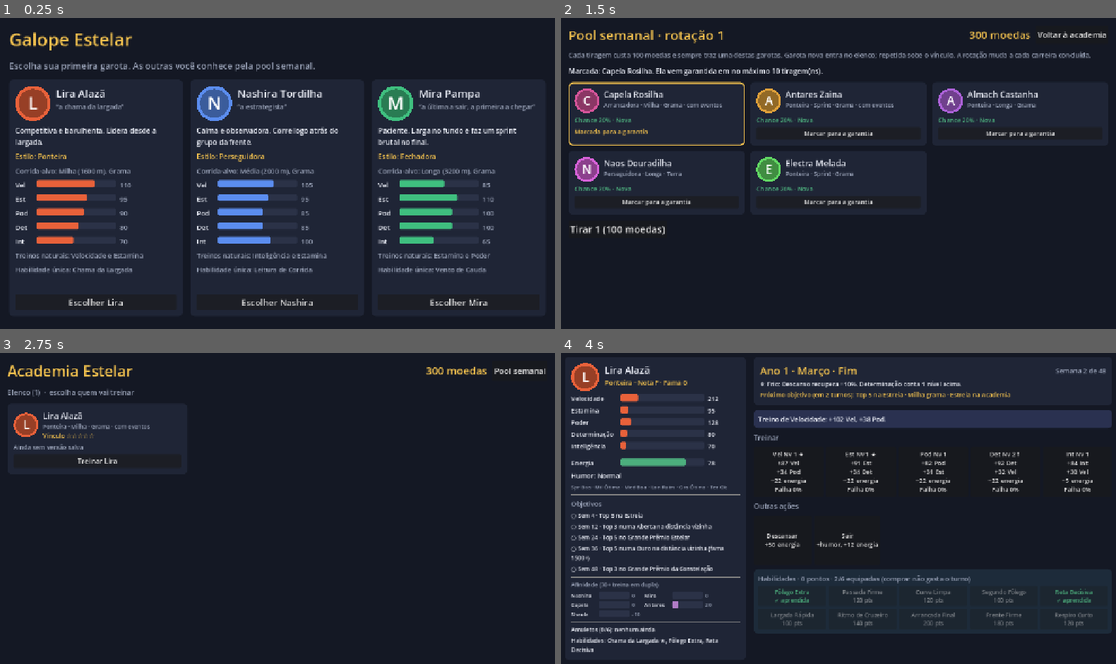
Above: before the commit, frames 1-4 (two rows, left to right).
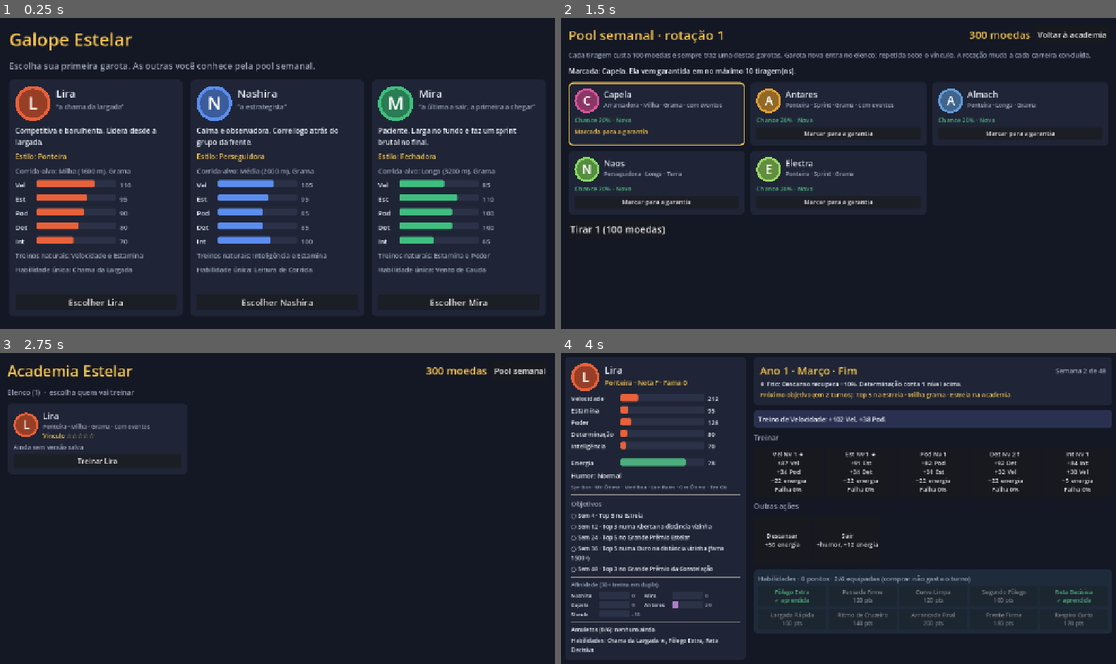
Above: after the commit, the same moments.

Repository: zorzolucas/stelar-gallop
Game: Godot game, scene res://cenas/main.tscn
Two runs of this game, one before a commit and one after it. Both use one fixed random seed, a clock stepped at 60 frames per second and the inputs below.
Inputs:
- Up to frame 1 (0.25 s): no input
- Up to frame 2 (1.5 s): click "Escolher Lira" at 0.5 s; click "Pool semanal" at 1.25 s
- Up to frame 3 (2.75 s): click "Voltar à academia" at 2 s
- Up to frame 4 (4 s): click "Treinar Lira" at 2.75 s; click "Vel Nv 1 ★ +91 Vel +34 Pod −2…" at 3.5 s

The runs differ from the first frame. In frame 1, 0.3% of the frame differs, in the area x 13-87%, y 23-27%; in frame 2, 1.6%, in the area x 2-87%, y 15-53%; in frame 3, less than 0.1%; in frame 4, less than 0.1%.

Commit message:
Garotas sem sobrenome (Lira Alazã → Lira)
- Nomes só com a estrela ou constelação em data/, docs/, testes e visualizador
- gerar_elenco.py mantém a semente antiga dos perfis, então os atributos não mudam
- Saves antigos (perfil e carreira) são convertidos ao carregar
- GDD e elenco.md (v0.3) atualizados; capturas do README refeitas

Co-Authored-By: Claude Opus 5.5 <noreply@anthropic.com>

Diff:
--- a/data/calendario.json
+++ b/data/calendario.json
@@ -357,10 +357,10 @@
     "Grande Prêmio da Constelação"
   ],
   "rivais_gp": {
-    "media_grama": "Polaris Moura",
-    "longa_grama": "Polaris Moura",
-    "sprint_terra": "Algol Baia",
-    "milha_terra": "Algol Baia"
+    "media_grama": "Polaris",
+    "longa_grama": "Polaris",
+    "sprint_terra": "Algol",
+    "milha_terra": "Algol"
   },
   "misterios": [
     {
--- a/data/encontros.json
+++ b/data/encontros.json
@@ -1,15 +1,15 @@
 {
   "_doc": "Encontros da carreira (GDD §4.7). 'garota': null = genérico (sorteia uma colega como {outra}); um nome = eve …(358 unchanged characters)…
-  "colegas": ["Lira Alazã", "Nashira Tordilha", "Mira Pampa", "Capela Rosilha", "Antares Zaina", "Shaula Lobuna"],
+  "colegas": ["Lira", "Nashira", "Mira", "Capela", "Antares", "Shaula"],
   "afinidade_inicial": {
-    "Lira Alazã": {"Antares Zaina": 20, "Shaula Lobuna": -10},
-    "Nashira Tordilha": {"Capela Rosilha": 20, "Mira Pampa": 20},
-    "Mira Pampa": {"Nashira Tordilha": 20, "Shaula Lobuna": 20}
+    "Lira": {"Antares": 20, "Shaula": -10},
+    "Nashira": {"Capela": 20, "Mira": 20},
+    "Mira": {"Nashira": 20, "Shaula": 20}
   },
   "encontros": [
     {
       "id": "lira_refeitorio",
-      "garota": "Lira Alazã",
+      "garota": "Lira",
       "titulo": "Corrida até o refeitório",
       "texto": "— Quem chegar por último paga o almoço! — grita {nome}, já correndo antes de terminar a frase.",
       "quando": {"turno_min": 2},
@@ -20,7 +20,7 @@
     },
     {
       "id": "lira_derrota",
-      "garota": "Lira Alazã",
+      "garota": "Lira",
       "titulo": "Primeira derrota",
       "texto": "{nome} está sentada sozinha na arquibancada vazia, olhando para a pista. Ela não está acostumada a ver as costas das outras.",
       "quando": {"apos_derrota": true},
@@ -31,9 +31,9 @@
     },
     {
       "id": "lira_rival",
-      "garota": "Lira Alazã",
+      "garota": "Lira",
       "titulo": "Rival declarada",
-      "texto": "Polaris Moura, a campeã do ano passado, passa por {nome} no corredor e para. — Você é a que larga na frente, não é? Vamos ver até onde aguenta.",
+      "texto": "Polaris, a campeã do ano passado, passa por {nome} no corredor e para. — Você é a que larga na frente, não é? Vamos ver até onde aguenta.",
       "quando": {"turno_min": 14},
       "escolhas": [
         {"texto": "\"Até a linha de chegada.\"", "efeitos": {"det": 20, "humor": 1}, "resultado": "Polaris sorri de leve e vai embora. {nome} passa o resto do dia elétrica."},
@@ -42,7 +42,7 @@
     },
     {
       "id": "nashira_caderno",
-      "garota": "Nashira Tordilha",
+      "garota": "Nashira",
       "titulo": "O caderno perdido",
       "texto": "Você encontra o caderno de anotações de {nome} esquecido no vestiário. Ele está aberto numa página cheia de setas e nomes.",
       "quando": {"turno_min": 2},
@@ -53,7 +53,7 @@
     },
     {
       "id": "nashira_plano",
-      "garota": "Nashira Tordilha",
+      "garota": "Nashira",
       "titulo": "Plano perfeito",
       "texto": "{nome} aparece com uma tabela de treinos para as próximas semanas, cada uma com um objetivo diferente.",
       "quando": {"turno_min": 4},
@@ -64,7 +64,7 @@
     },
     {
       "id": "nashira_falha",
-      "garota": "Nashira Tordilha",
+      "garota": "Nashira",
       "titulo": "Quando o plano falha",
       "texto": "Depois da corrida, {nome} folheia o caderno sem parar. — Eu tinha previsto tudo. O que deu errado?",
       "quando": {"apos_derrota": true},
@@ -75,7 +75,7 @@
     },
     {
       "id": "mira_perdida",
-      "garota": "Mira Pampa",
+      "garota": "Mira",
       "titulo": "Perdida no caminho",
       "texto": "O treino começa e nada de {nome}. Uma mensagem chega: \"acho que entrei no prédio errado... tem muitas plantas aqui\".",
       "quando": {"turno_min": 2},
@@ -86,7 +86,7 @@
     },
     {
       "id": "mira_nuvem",
-      "garota": "Mira Pampa",
+      "garota": "Mira",
       "titulo": "Nuvem em forma de cavalo",
       "texto": "No meio do aquecimento, {nome} para e aponta para o céu. — Olha, aquela nuvem está galopando!",
       "quando": {"turno_min": 3},
@@ -97,7 +97,7 @@
     },
     {
       "id": "mira_virada",
-      "garota": "Mira Pampa",
+      "garota": "Mira",
       "titulo": "A outra Mira",
       "texto": "Depois da vitória, {nome} fala baixinho: — Sabe... eu gosto de correr lá atrás. Dá para ver todo mundo. E quando eu passo, ninguém espera.",
       "quando": {"apos_vitoria": true},
--- a/data/garotas.json
+++ b/data/garotas.json
@@ -1,6 +1,6 @@
 [
  {
-  "nome": "Lira Alazã",
+  "nome": "Lira",
   "estilo": "pon",
   "atributos": {
    "vel": 110,
@@ -24,7 +24,7 @@
   "mvp": true
  },
  {
-  "nome": "Nashira Tordilha",
+  "nome": "Nashira",
   "estilo": "per",
   "atributos": {
    "vel": 105,
@@ -48,7 +48,7 @@
   "mvp": true
  },
  {
-  "nome": "Mira Pampa",
+  "nome": "Mira",
   "estilo": "fec",
   "atributos": {
    "vel": 85,
@@ -72,7 +72,7 @@
   "mvp": true
  },
  {
-  "nome": "Capela Rosilha",
+  "nome": "Capela",
   "estilo": "arr",
   "atributos": {
    "vel": 101,
@@ -96,7 +96,7 @@
   "mvp": true
  },
  {
-  "nome": "Antares Zaina",
+  "nome": "Antares",
   "estilo": "pon",
   "atributos": {
    "vel": 107,
@@ -120,7 +120,7 @@
   "mvp": true
  },
  {
-  "nome": "Shaula Lobuna",
+  "nome": "Shaula",
   "estilo": "fec",
   "atributos": {
    "vel": 90,
@@ -144,7 +144,7 @@
   "mvp": true
  },
  {
-  "nome": "Altair Castanha",
+  "nome": "Altair",
   "estilo": "pon",
   "atributos": {
    "vel": 110,
@@ -168,7 +168,7 @@
   "mvp": false
  },
  {
-  "nome": "Spica Gateada",
+  "nome": "Spica",
   "estilo": "per",
   "atributos": {
    "vel": 108,
@@ -192,7 +192,7 @@
   "mvp": false
  },
  {
-  "nome": "Adara Ruana",
+  "nome": "Adara",
   "estilo": "arr",
   "atributos": {
    "vel": 108,
@@ -216,7 +216,7 @@
   "mvp": false
  },
  {
-  "nome": "Alcione Oveira",
+  "nome": "Alcione",
   "estilo": "fec",
   "atributos": {
    "vel": 111,
@@ -240,7 +240,7 @@
   "mvp": false
  },
  {
-  "nome": "Electra Melada",
+  "nome": "Electra",
   "estilo": "pon",
   "atributos": {
    "vel": 115,
@@ -264,7 +264,7 @@
   "mvp": false
  },
  {
-  "nome": "Maia Tobiana",
+  "nome": "Maia",
   "estilo": "arr",
   "atributos": {
    "vel": 108,
@@ -288,7 +288,7 @@
   "mvp": false
  },
  {
-  "nome": "Mérope Douradilha",
+  "nome": "Mérope",
   "estilo": "per",
   "atributos": {
    "vel": 107,
@@ -312,7 +312,7 @@
   "mvp": false
  },
  {
-  "nome": "Celeno Picaça",
+  "nome": "Celeno",
   "estilo": "arr",
   "atributos": {
    "vel": 108,
@@ -336,7 +336,7 @@
   "mvp": false
  },
  {
-  "nome": "Bellatrix Preta",
+  "nome": "Bellatrix",
   "estilo": "fec",
   "atributos": {
    "vel": 113,
@@ -360,7 +360,7 @@
   "mvp": false
  },
  {
-  "nome": "Mintaka Branca",
+  "nome": "Mintaka",
   "estilo": "pon",
   "atributos": {
    "vel": 110,
@@ -384,7 +384,7 @@
   "mvp": false
  },
  {
-  "nome": "Andrômeda Tostada",
+  "nome": "Andrômeda",
   "estilo": "arr",
   "atributos": {
    "vel": 103,
@@ -408,7 +408,7 @@
   "mvp": false
  },
  {
-  "nome": "Cassiopeia Sebruna",
+  "nome": "Cassiopeia",
   "estilo": "per",
   "atributos": {
    "vel": 105,
@@ -432,7 +432,7 @@
   "mvp": false
  },
  {
-  "nome": "Carina Colorada",
+  "nome": "Carina",
   "estilo": "fec",
   "atributos": {
    "vel": 107,
@@ -456,7 +456,7 @@
   "mvp": false
  },
  {
-  "nome": "Vela Malacara",
+  "nome": "Vela",
   "estilo": "per",
   "atributos": {
    "vel": 106,
@@ -480,7 +480,7 @@
   "mvp": false
  },
  {
-  "nome": "Auriga Pangaré",
+  "nome": "Auriga",
   "estilo": "arr",
   "atributos": {
    "vel": 101,
@@ -504,7 +504,7 @@
   "mvp": false
  },
  {
-  "nome": "Columba Bragada",
+  "nome": "Columba",
   "estilo": "pon",
   "atributos": {
    "vel": 104,
@@ -528,7 +528,7 @@
   "mvp": false
  },
  {
-  "nome": "Fênix Castanha",
+  "nome": "Fênix",
   "estilo": "per",
   "atributos": {
    "vel": 100,
@@ -552,7 +552,7 @@
   "mvp": false
  },
  {
-  "nome": "Hidra Gateada",
+  "nome": "Hidra",
   "estilo": "arr",
   "atributos": {
    "vel": 104,
@@ -576,7 +576,7 @@
   "mvp": false
  },
  {
-  "nome": "Tucana Ruana",
+  "nome": "Tucana",
   "estilo": "fec",
   "atributos": {
    "vel": 104,
@@ -600,7 +600,7 @@
   "mvp": false
  },
  {
-  "nome": "Corona Oveira",
+  "nome": "Corona",
   "estilo": "per",
   "atributos": {
    "vel": 108,
@@ -624,7 +624,7 @@
   "mvp": false
  },
  {
-  "nome": "Zaniah Melada",
+  "nome": "Zaniah",
   "estilo": "arr",
   "atributos": {
    "vel": 99,
@@ -648,7 +648,7 @@
   "mvp": false
  },
  {
-  "nome": "Alya Tobiana",
+  "nome": "Alya",
   "estilo": "pon",
   "atributos": {
    "vel": 95,
@@ -672,7 +672,7 @@
   "mvp": false
  },
  {
-  "nome": "Alhena Douradilha",
+  "nome": "Alhena",
   "estilo": "arr",
   "atributos": {
    "vel": 87,
@@ -696,7 +696,7 @@
   "mvp": false
  },
  {
-  "nome": "Mizar Picaça",
+  "nome": "Mizar",
   "estilo": "fec",
   "atributos": {
    "vel": 97,
@@ -720,7 +720,7 @@
   "mvp": false
  },
  {
-  "nome": "Alcor Preta",
+  "nome": "Alcor",
   "estilo": "per",
   "atributos": {
    "vel": 95,
@@ -744,7 +744,7 @@
   "mvp": false
  },
  {
-  "nome": "Dubhe Branca",
+  "nome": "Dubhe",
   "estilo": "fec",
   "atributos": {
    "vel": 99,
@@ -768,7 +768,7 @@
   "mvp": false
  },
  {
-  "nome": "Deneb Tostada",
+  "nome": "Deneb",
   "estilo": "pon",
   "atributos": {
    "vel": 98,
@@ -792,7 +792,7 @@
   "mvp": false
  },
  {
-  "nome": "Albireo Sebruna",
+  "nome": "Albireo",
   "estilo": "per",
   "atributos": {
    "vel": 92,
@@ -816,7 +816,7 @@
   "mvp": false
  },
  {
-  "nome": "Achernar Colorada",
+  "nome": "Achernar",
   "estilo": "arr",
   "atributos": {
    "vel": 92,
@@ -840,7 +840,7 @@
   "mvp": false
  },
  {
-  "nome": "Mimosa Malacara",
+  "nome": "Mimosa",
   "estilo": "fec",
   "atributos": {
    "vel": 97,
@@ -864,7 +864,7 @@
   "mvp": false
  },
  {
-  "nome": "Hamal Pangaré",
+  "nome": "Hamal",
   "estilo": "per",
   "atributos": {
    "vel": 91,
@@ -888,7 +888,7 @@
   "mvp": false
  },
  {
-  "nome": "Mirach Bragada",
+  "nome": "Mirach",
   "estilo": "fec",
   "atributos": {
    "vel": 98,
@@ -912,7 +912,7 @@
   "mvp": false
  },
  {
-  "nome": "Almach Castanha",
+  "nome": "Almach",
   "estilo": "pon",
   "atributos": {
    "vel": 86,
@@ -936,7 +936,7 @@
   "mvp": false
  },
  {
-  "nome": "Nunki Gateada",
+  "nome": "Nunki",
   "estilo": "per",
   "atributos": {
    "vel": 85,
@@ -960,7 +960,7 @@
   "mvp": false
  },
  {
-  "nome": "Ankaa Ruana",
+  "nome": "Ankaa",
   "estilo": "arr",
   "atributos": {
    "vel": 80,
@@ -984,7 +984,7 @@
   "mvp": false
  },
  {
-  "nome": "Zosma Oveira",
+  "nome": "Zosma",
   "estilo": "fec",
   "atributos": {
    "vel": 87,
@@ -1008,7 +1008,7 @@
   "mvp": false
  },
  {
-  "nome": "Elnath Melada",
+  "nome": "Elnath",
   "estilo": "pon",
   "atributos": {
    "vel": 87,
@@ -1032,7 +1032,7 @@
   "mvp": false
  },
  {
-  "nome": "Saiph Tobiana",
+  "nome": "Saiph",
   "estilo": "pon",
   "atributos": {
    "vel": 89,
@@ -1056,7 +1056,7 @@
   "mvp": false
  },
  {
-  "nome": "Naos Douradilha",
+  "nome": "Naos",
   "estilo": "per",
   "atributos": {
    "vel": 85,
@@ -1080,7 +1080,7 @@
   "mvp": false
  },
  {
-  "nome": "Avior Picaça",
+  "nome": "Avior",
   "estilo": "arr",
   "atributos": {
    "vel": 82,
@@ -1104,7 +1104,7 @@
   "mvp": false
  },
  {
-  "nome": "Atria Preta",
+  "nome": "Atria",
   "estilo": "fec",
   "atributos": {
    "vel": 91,
@@ -1128,7 +1128,7 @@
   "mvp": false
  },
  {
-  "nome": "Alnair Branca",
+  "nome": "Alnair",
   "estilo": "pon",
   "atributos": {
    "vel": 85,
--- a/data/iniciais.json
+++ b/data/iniciais.json
@@ -1,6 +1,6 @@
 [
   {
-    "nome": "Lira Alazã",
+    "nome": "Lira",
     "apelido": "a chama da largada",
     "descricao": "Competitiva e barulhenta. Lidera desde a largada.",
     "naturais": [
@@ -14,7 +14,7 @@
     "inicial": true
   },
   {
-    "nome": "Nashira Tordilha",
+    "nome": "Nashira",
     "apelido": "a estrategista",
     "descricao": "Calma e observadora. Corre logo atrás do grupo da frente.",
     "naturais": [
@@ -28,7 +28,7 @@
     "inicial": true
   },
   {
-    "nome": "Mira Pampa",
+    "nome": "Mira",
     "apelido": "a última a sair, a primeira a chegar",
     "descricao": "Paciente. Larga no fundo e faz um sprint brutal no final.",
     "naturais": [
@@ -42,7 +42,7 @@
     "inicial": true
   },
   {
-    "nome": "Capela Rosilha",
+    "nome": "Capela",
     "apelido": "a estrela do palco",
     "descricao": "Carismática e vaidosa. Fica no meio do pelotão e acelera na reta.",
     "naturais": [
@@ -56,7 +56,7 @@
     "inicial": false
   },
   {
-    "nome": "Antares Zaina",
+    "nome": "Antares",
     "apelido": "a pancada",
     "descricao": "Direta e durona. Sai como um tiro na largada.",
     "naturais": [
@@ -70,7 +70,7 @@
     "inicial": false
   },
   {
-    "nome": "Shaula Lobuna",
+    "nome": "Shaula",
     "apelido": "a sombra",
     "descricao": "Sarcástica e teimosa. Nunca desiste no fim da corrida.",
     "naturais": [
--- a/data/rivais.json
+++ b/data/rivais.json
@@ -1,6 +1,6 @@
 [
   {
-    "nome": "Polaris Moura",
+    "nome": "Polaris",
     "estilo": "pon",
     "atributos": {
       "vel": 112,
@@ -21,7 +21,7 @@
     "_doc": "Rival R1 (elenco.md). Corre o Grande Prêmio nas casas Média e Longa Grama (calendario.md §3.1). A habilidade Coroa ainda não existe; usa a Chama da Largada."
   },
   {
-    "nome": "Algol Baia",
+    "nome": "Algol",
     "estilo": "arr",
     "atributos": {
       "vel": 110,
--- a/scripts/carreira.gd
+++ b/scripts/carreira.gd
@@ -824,6 +824,20 @@
 		return null
 	# autoloads não podem ser usados direto numa função estática
 	var dados: Node = (Engine.get_main_loop() as SceneTree).root.get_node("Dados")
+	# saves antigos usavam nome e sobrenome ("Lira Alazã"); hoje é só o nome
+	d.nome = d.nome.split(" ")[0]
+	if d.has("afinidade"):
+		var af := {}
+		for k in d.afinidade:
+			af[k.split(" ")[0]] = d.afinidade[k]
+		d.afinidade = af
+	if d.has("duplas"):
+		for t in d.duplas:
+			d.duplas[t] = d.duplas[t].split(" ")[0]
+	if d.get("encontro_pendente", {}).has("outra"):
+		d.encontro_pendente.outra = d.encontro_pendente.outra.split(" ")[0]
+	if d.get("encontro_pendente", {}).has("rival"):
+		d.encontro_pendente.rival = d.encontro_pendente.rival.split(" ")[0]
 	var g: Dictionary = dados.garota(d.nome)
 	var ini: Dictionary = dados.config_carreira(d.nome)
 	if g.is_empty() or ini.is_empty():
--- a/scripts/perfil.gd
+++ b/scripts/perfil.gd
@@ -46,11 +46,14 @@
 		return null
 	var p := Perfil.new()
 	p.moeda = int(d.get("moeda", 0))
-	p.elenco = d.get("elenco", {})
+	# saves antigos usavam nome e sobrenome ("Lira Alazã"); hoje é só o nome
+	var elenco: Dictionary = d.get("elenco", {})
+	for n in elenco:
+		p.elenco[n.split(" ")[0]] = elenco[n]
 	for n in p.elenco:
 		p.elenco[n].vinculo = int(p.elenco[n].vinculo)
-	p.pool = d.get("pool", [])
-	p.escolhida = d.get("escolhida", "")
+	p.pool = d.get("pool", []).map(func(n): return n.split(" ")[0])
+	p.escolhida = d.get("escolhida", "").split(" ")[0]
 	p.sem_escolhida = int(d.get("sem_escolhida", 0))
 	p.giro = int(d.get("giro", 0))
 	p.semente = int(str(d.get("semente", "0")))
--- a/testes/capturas.gd
+++ b/testes/capturas.gd
@@ -33,13 +33,13 @@
 			main.tela._tirar(),
 		func():
 			_salvar("1c_pool")
-			main._comecar_carreira("Lira Alazã")
+			main._comecar_carreira("Lira")
 			var c = main.carreira
 			for t in ["vel", "est", "vel"]:
 				c.encontro_pendente = {}
 				c.treinar(t)
-			c.afinidade["Antares Zaina"] = 35
-			c.duplas = {"pod": "Antares Zaina"}
+			c.afinidade["Antares"] = 35
+			c.duplas = {"pod": "Antares"}
 			for e in dados.encontros.encontros:
 				if e.id == "lira_refeitorio":
 					c._abrir_encontro(e, RandomNumberGenerator.new())
--- a/testes/teste_amuletos.gd
+++ b/testes/teste_amuletos.gd
@@ -15,8 +15,8 @@
 	var dados: Node = root.get_node("Dados")
 	if dados.iniciais.is_empty():
 		dados._ready()
-	var lira: Dictionary = dados.garota("Lira Alazã")
-	var c = CarreiraS.new(lira, dados.config_carreira("Lira Alazã"), 11)
+	var lira: Dictionary = dados.garota("Lira")
+	var c = CarreiraS.new(lira, dados.config_carreira("Lira"), 11)
 
 	# oferta: 3 diferentes, nenhum de estilo errado (Lira é Ponteira)
 	c.oferecer_amuleto(3, false)
@@ -27,7 +27,7 @@
 	_checar(c.pendencia() == "amuleto", "pendência de amuleto")
 	# difícil: garante incomum ou raro
 	for s in 30:
-		var d = CarreiraS.new(lira, dados.config_carreira("Lira Alazã"), 100 + s)
+		var d = CarreiraS.new(lira, dados.config_carreira("Lira"), 100 + s)
 		d.oferecer_amuleto(4, true)
 		_checar(d.oferta_amuleto.any(func(id): return dados.amuleto(id).tipo in ["estilo", "raro"]), "oferta difícil sem raro")
 
@@ -40,7 +40,7 @@
 	_checar(not "estrela_cadente" in c.amuletos, "descartar o novo no limite")
 
 	# efeitos
-	var base = CarreiraS.new(lira, dados.config_carreira("Lira Alazã"), 11)
+	var base = CarreiraS.new(lira, dados.config_carreira("Lira"), 11)
 	var g0: float = base.ganho_previsto("vel").vel
 	base.amuletos = ["ferradura"]
 	var g1: float = base.ganho_previsto("vel").vel
@@ -55,7 +55,7 @@
 	_checar(base.energia_corrida() == 10, "Sapatilha -5 de energia")
 
 	# Estrela Cadente: com energia 0 a falha vira sucesso uma vez
-	var e = CarreiraS.new(lira, dados.config_carreira("Lira Alazã"), 3)
+	var e = CarreiraS.new(lira, dados.config_carreira("Lira"), 3)
 	e.amuletos = ["estrela_cadente"]
 	e.energia = 0
 	var vel0: float = e.attrs.vel
@@ -69,7 +69,7 @@
 	_checar(e.estrela_usada, "Estrela Cadente nunca disparou")
 
 	# loja
-	var f = CarreiraS.new(lira, dados.config_carreira("Lira Alazã"), 5)
+	var f = CarreiraS.new(lira, dados.config_carreira("Lira"), 5)
 	_checar(f.habilidades.size() == 2, "começa com 2 habilidades")
 	_checar(not f.pode_comprar("curva_limpa"), "sem pontos não compra")
 	f.pontos = 1000
--- a/testes/teste_perfil.gd
+++ b/testes/teste_perfil.gd
@@ -21,7 +21,7 @@
 	if dados.iniciais.is_empty():
 		dados._ready()
 
-	var p = PerfilS.novo("Lira Alazã")
+	var p = PerfilS.novo("Lira")
 	_checar(p.moeda == 300, "moeda inicial")
 	_checar(p.pool.size() == 5, "pool com 5")
 	var mvp: int = p.pool.filter(func(n): return dados.garota(n).get("mvp", false)).size()
@@ -52,7 +52,7 @@
 		and q.escolhida == p.escolhida and q.tiragens == p.tiragens, "save/load do perfil")
 
 	# fim de carreira: moeda, versão salva e giro da pool
-	var c = CarreiraS.new(dados.garota("Lira Alazã"), dados.config_carreira("Lira Alazã"), 7, 2)
+	var c = CarreiraS.new(dados.garota("Lira"), dados.config_carreira("Lira"), 7, 2)
 	_checar(c.limite == 1080.0, "limite com vínculo 2")
 	_checar(c.attrs.vel == 110.0 + 16.0, "atributos iniciais com vínculo 2")
 	c.resultados.append({"turno": 12, "nome": "x", "posicao": 2, "objetivo": 5, "ok": true})
@@ -61,11 +61,11 @@
 	var pool_antes: Array = q.pool.duplicate()
 	q.concluir_carreira(c, true)
 	_checar(q.moeda == antes + 30 + 80 + 50, "moeda do fim de carreira")
-	_checar(q.elenco["Lira Alazã"].salva.nota != "", "versão salva guardada")
+	_checar(q.elenco["Lira"].salva.nota != "", "versão salva guardada")
 	_checar(q.giro == 1 and q.pool != pool_antes, "pool girou")
 
 	# garota só-dados também tem configuração de carreira
-	var cfg: Dictionary = dados.config_carreira("Altair Castanha")
+	var cfg: Dictionary = dados.config_carreira("Altair")
 	_checar(cfg.distancia == "sprint" and cfg.piso == "grama" and cfg.naturais.size() == 2, "config de garota só-dados")
 
 	PerfilS.apagar()
Binary file changed: docs/prototipo/10_pool.png
Binary file changed: docs/prototipo/12_mapa.png
Binary file changed: docs/prototipo/14_ferias.png
Binary file changed: docs/prototipo/15_amuleto.png
Binary file changed: docs/prototipo/16_loja_habilidades.png
Binary file changed: docs/prototipo/1_escolha.png
Binary file changed: docs/prototipo/7_encontro.png
Binary file changed: docs/prototipo/9_academia.png
Not shown, changed: docs/GDD.md
Not shown, changed: docs/calendario.md
Not shown, changed: docs/elenco.md
